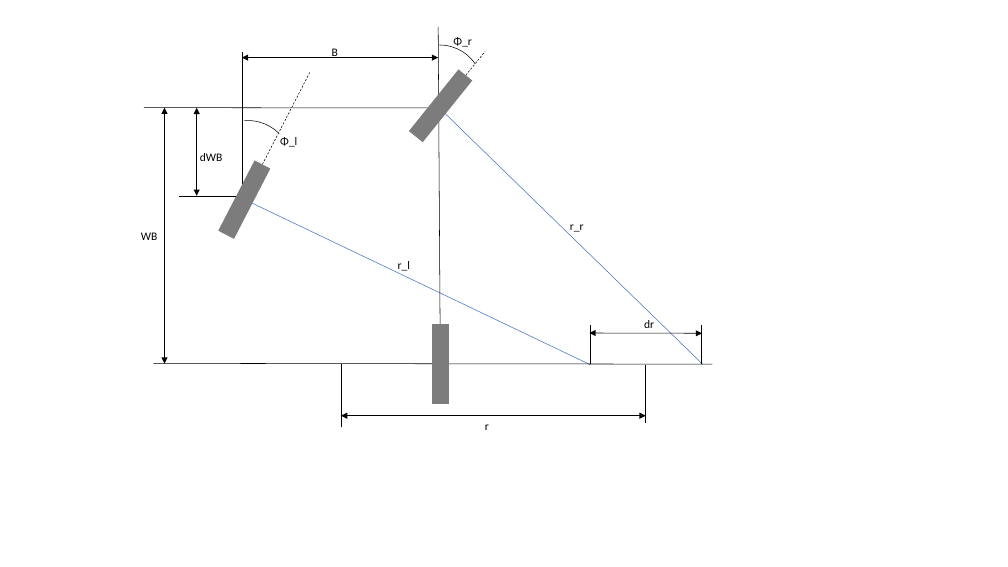
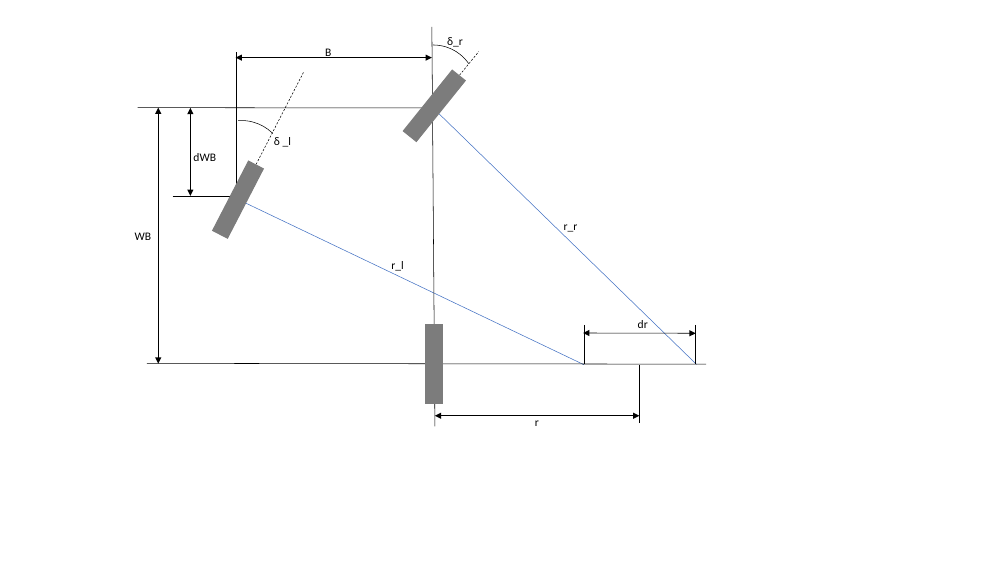
Before and after one commit to JasperBoogers/EngineeringOptimisation, a slide deck: slide 1 of Report/Pictures/Schematics.pptx. Drawn at 1008x567 pixels with LibreOffice and Linux fonts; fonts in the diff are those of the drawing. Boxes give left, top, right and bottom in pixels: in the first picture for what was removed or moved away, otherwise in the second. Text is boxed around its words. In the diff, an @@ line names an element or a change of style, - is before the commit and + after.

```diff
--- a/Report/Pictures/Schematics.pptx
+++ b/Report/Pictures/Schematics.pptx
@@ line moved from (441, 403) - (439, 26) to (435, 426) - (432, 26) @@
@@ text at <box>447,37,463,48</box>: text changed @@
-Φ_r
+δ_r
@@ text at <box>274,137,291,147</box>: text changed @@
-Φ_l
+δ _l
@@ 11 lines, 6 texts, 4 double arrows, 3 rectangles, 2 arc (boxed as its full ellipse)s: place and size @@
-11 lines, 6 texts, 4 double arrows, 3 rectangles, 2 arc (boxed as its full ellipse)s at <box>141,28,712,423</box>
+11 lines, 6 texts, 4 double arrows, 3 rectangles, 2 arc (boxed as its full ellipse)s at <box>135,28,706,423</box>
@@ line removed from (341, 427) to (341, 364) @@
@@ double arrow moved from (341, 416) - (646, 416) to (435, 416) - (640, 416) @@
@@ text "r": place and size @@
-text "r" at <box>485,424,489,430</box>
+text "r" at <box>535,420,539,426</box>
```
Also in this commit, not shown: 1 other slide changed, 11 other files.
